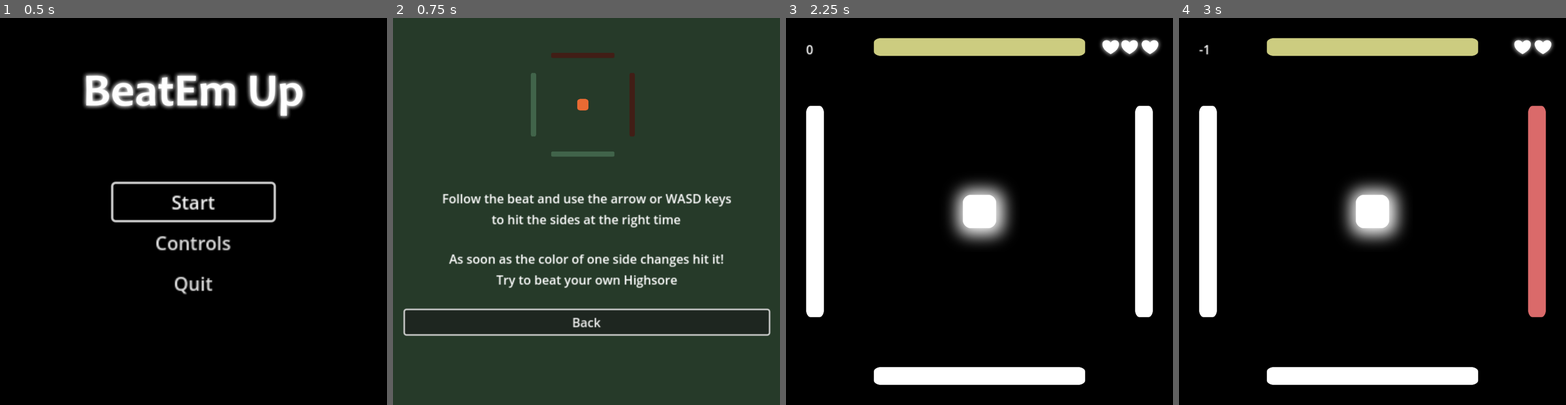
Above: before the commit, frames 1-4 (left to right).
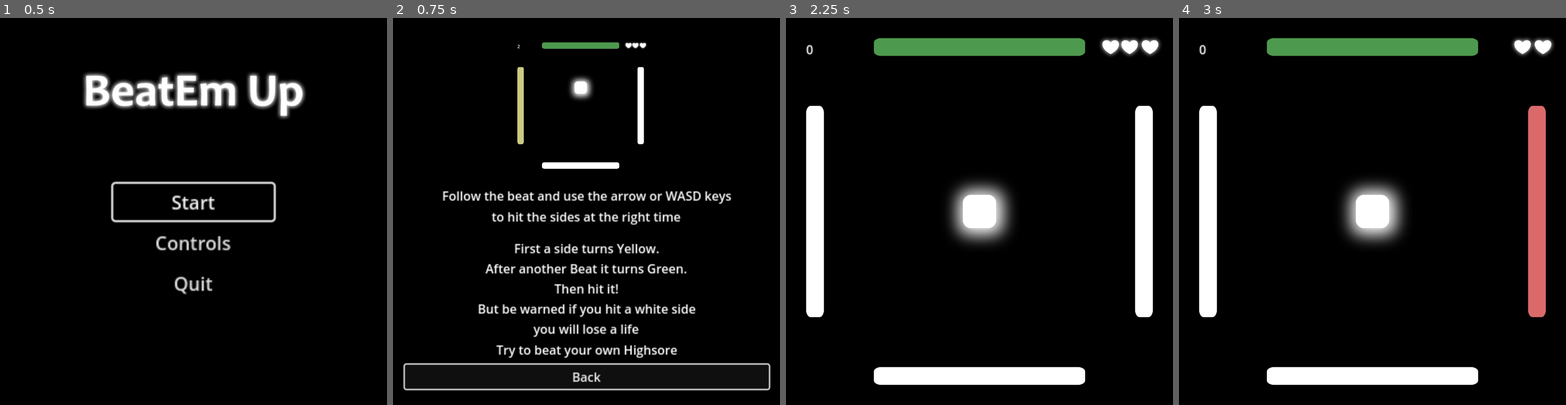
Above: after the commit, the same moments.

Repository: StrangerTNY/HAW_IS_Projekt
Game: Godot game, scene res://src/scenes/main.tscn
The game is run twice, just before and just after one commit, with the same random seed, the same clock (stepped at 60 frames per second) and the same inputs. Sound files missing from this copy of the repository are replaced by a short silence.
Inputs:
- Up to frame 1 (0.5 s): no input
- Up to frame 2 (0.75 s): click "Controls" at 0.5 s
- Up to frame 3 (2.25 s): click "Back" at 1.25 s; click "Start" at 2 s
- Up to frame 4 (3 s): tap Enter (ui_accept) at 2.75 s; hold Right (ui_right) from 2.78 s (still down)

Frame 1 is identical in both runs. In frame 2, 99% of the frame differs, in the area x 0-100%, y 0-100%; in frame 3, 2.6%; in frame 4, 2.6%.

Commit message:
Score Anpassungen, Control Szene Anpassungen
Der Versuch Bugs bei den farbigen Walls zu beheben

Diff:
--- a/src/scenes/controls.tscn
+++ b/src/scenes/controls.tscn
@@ -1,7 +1,7 @@
 [gd_scene load_steps=4 format=3 uid="uid://cjm6pbl7h2avy"]
 
 [ext_resource type="Script" path="res://src/scripts/controls.gd" id="1_1p5gc"]
-[ext_resource type="Texture2D" uid="uid://chffauk8ak4t7" path="res://assets/screeni.png" id="1_nl8rt"]
+[ext_resource type="Texture2D" uid="uid://b1fiw34naithf" path="res://assets/screeni2.png" id="2_og58q"]
 [ext_resource type="AudioStream" uid="uid://s3721bm45lhp" path="res://assets/Sounds/Menu_Navigate_03.mp3" id="3_480pi"]
 
 [node name="Control" type="Control"]
@@ -20,7 +20,7 @@
 anchor_bottom = 1.0
 grow_horizontal = 2
 grow_vertical = 2
-color = Color(0.14902, 0.227451, 0.160784, 1)
+color = Color(0, 0, 0, 1)
 
 [node name="VBoxContainer" type="VBoxContainer" parent="."]
 layout_mode = 1
@@ -38,7 +38,7 @@
 scale = Vector2(2, 2)
 
 [node name="Margin_3" type="Control" parent="VBoxContainer"]
-custom_minimum_size = Vector2(0, 20)
+custom_minimum_size = Vector2(0, 40)
 layout_mode = 2
 
 [node name="Text_1" type="Label" parent="VBoxContainer"]
@@ -53,13 +53,17 @@
 horizontal_alignment = 1
 
 [node name="Margin" type="Control" parent="VBoxContainer"]
-custom_minimum_size = Vector2(0, 20)
+custom_minimum_size = Vector2(0, 10)
 layout_mode = 2
 
 [node name="Text_3" type="Label" parent="VBoxContainer"]
 layout_mode = 2
 size_flags_horizontal = 4
-text = "As soon as the color of one side changes hit it!"
+text = "First a side turns Yellow.
+After another Beat it turns Green.
+Then hit it!
+But be warned if you hit a white side
+you will lose a life"
 horizontal_alignment = 1
 
 [node name="Text_4" type="Label" parent="VBoxContainer"]
@@ -69,7 +73,6 @@
 horizontal_alignment = 1
 
 [node name="Margin_2" type="Control" parent="VBoxContainer"]
-custom_minimum_size = Vector2(0, 20)
 layout_mode = 2
 
 [node name="BackButton" type="Button" parent="VBoxContainer"]
@@ -79,8 +82,8 @@
 
 [node name="Screeni" type="Sprite2D" parent="."]
 position = Vector2(489, 223)
-scale = Vector2(0.3, 0.3)
-texture = ExtResource("1_nl8rt")
+scale = Vector2(0.2, 0.2)
+texture = ExtResource("2_og58q")
 
 [node name="NavigationSound" type="AudioStreamPlayer" parent="."]
 stream = ExtResource("3_480pi")
--- a/src/scenes/level_1.tscn
+++ b/src/scenes/level_1.tscn
@@ -27,6 +27,7 @@
 stream = ExtResource("4_86oc8")
 volume_db = -14.0
 autoplay = false
+bpm = 68
 
 [node name="Walls" parent="." instance=ExtResource("5_meot4")]
 
--- a/src/scripts/gameOver.gd
+++ b/src/scripts/gameOver.gd
@@ -13,8 +13,10 @@
 
 
 func _on_try_again_button_pressed() -> void:
+	Global.score = 0
 	get_tree().change_scene_to_file("res://src/scenes/level_1.tscn")
 
 
 func _on_go_back_button_pressed() -> void:
+	Global.score = 0
 	get_tree().change_scene_to_file("res://src/scenes/main.tscn")
--- a/src/scripts/single_wall.gd
+++ b/src/scripts/single_wall.gd
@@ -26,9 +26,13 @@
 		body.moveBack()
 
 		if hitMeNow or hitMeSoon:
+			print(name, " hit")
 			tweenColorChange.stop()
 			if hitMeNow:
-				Global.addScore()
+				#Global.addScore()
+				Global.score += 5
+			else:
+				Global.score += 1
 			tweenColorChange = create_tween()
 			tweenColorChange.tween_property($Sprite,"modulate",Color(1, 1, 1, 1),0.02)
 			hitMeNow = false
@@ -36,7 +40,9 @@
 		else:
 			$"../Fail_Sound".play()
 			emit_signal("localLoseLife")
-			Global.subtractScore()
+			#Global.subtractScore()
+			if Global.score > 0:
+				Global.score -= 1
 			tweenColorChange.stop()
 			tweenColorChange = create_tween()
 			tweenColorChange.tween_property($Sprite,"modulate",Color(0.8, 0.2, 0.2, 1),0.02)
@@ -44,14 +50,23 @@
 			tweenColorChange.tween_property($Sprite,"modulate",Color(1, 1, 1, 1),0.5454)
 
 # Verfärbung in Farbe die getroffen werden soll
-func changingColor():
+func changingColor(color):
 	# wenn ich hier noch ein Argument nachfrage kann ich gucken
 	# ob sich die Wall gelb oder grün färben muss
-	if hitMeSoon:
+	if color == 2 and hitMeSoon:
 		hitMeNow = true
 		tweenColorChange = create_tween()
 		tweenColorChange.tween_property($Sprite,"modulate",Color(0.3, 0.6, 0.3, 1),0) # Timing war: 0.5454 neu: .44117
-	else:
+	elif color == 1:
 		hitMeSoon = true
 		tweenColorChange = create_tween()
 		tweenColorChange.tween_property($Sprite,"modulate",Color(0.8,0.8,0.5),0)
+
+func changeColorBack():
+
+	#print("doing schtuff")
+	hitMeNow = false
+	hitMeSoon = false
+
+	tweenColorChange = create_tween()
+	tweenColorChange.tween_property($Sprite,"modulate",Color(1, 1,1, 1),0)
--- a/src/scripts/walls.gd
+++ b/src/scripts/walls.gd
@@ -4,15 +4,21 @@
 
 # Momentan noch random
 var randomList = [1,2,3,4]
+var lastRandomList = []
+var latestRandomList = []
+var listToUse = []
 
-var lastWall = 1
+var lastWall = 0
+var lateWall = 0
+
+var justStarted = true
 
 # Der mäßig funktionierende Versuch Timing anzupassen
 # und schlußendlich Schwierigkeit anzupassen
 # "hold" Boolean führt dazu, dass nur jeder 2te Beat Hit
 # zu einem Wand Hit führt
 var hold = false
-var smallCounter = 0
+var smallCounter = 1
 var bigCounter = 0
 var speedThreshold = 4
 
@@ -23,60 +29,103 @@
 func _ready() -> void:
 	randomize()
 	randomList.shuffle()
+	lastRandomList = randomList
+	latestRandomList = randomList
 	#get_node("wall_up").modulate = Color(1,0,0,1)
-	get_node("wall_up").changingColor()
+	get_node("wall_up").changingColor(1)
+	get_node("wall_up").changingColor(2)
 
 # Bei jedem nicht ausgesetztem Beat (!hold) wird
 # aus Liste ausgelesene passende Wand verfärbt
 func _on_conductor_beat(position) -> void:
 
-
 	# funzt noch nicht ganz
 	# manchmal werden 2 gleichzeitig verändert
 	if !hold:
-		colorChanger(smallCounter)
-		colorChanger(lastWall)
+		colorChanger(1, smallCounter)
+		#colorChanger(randomList[smallCounter-1])
+		#print("Gelb: " , smallCounter)
+		colorChanger(2, lastWall)
+		#colorChanger(randomList[lastWall-1])
+		#print("Grün: ", lastWall)
+		#if !justStarted:
+		backColorChanger(lateWall)
+		#print("Y: ", smallCounter, ", G: ", lastWall, ", T: ", lateWall)
 
+
+	if lateWall >= 4:
+		lastRandomList = lastRandomList
+	if lastWall >= 4:
+		lastRandomList = randomList
+
+	lateWall = lastWall
 	lastWall = smallCounter
+
 
 	if smallCounter >= 4:
 		randomize()
 		randomList.shuffle()
+		# Damit eine Wand nicht doppel hintereinander vorkommt
 		while randomList[0] == lastWall:
 			randomize()
 			randomList.shuffle()
 
+#	lateWall = (lateWall % 4) + 1
+#	lastWall = (lastWall % 4) + 1
 	smallCounter = (smallCounter % 4) + 1
 
-	hold = true
+	#hold = true
 
 	# Hilflose Versuche die Schnelligkeit over time anzupassen
 	if smallCounter == speedThreshold:
 		hold = false
 
-	bigCounter += 1
+#	bigCounter += 1
+#
+#	if bigCounter >= 32:
+#		speedThreshold = 2
+#
+#	if bigCounter >= 32+16:
+#		bigCounter = 0
+#		speedThreshold = 4
 
-	if bigCounter >= 32:
-		speedThreshold = 2
+	justStarted = false
 
-	if bigCounter >= 32+16:
-		bigCounter = 0
-		speedThreshold = 4
+func colorChanger(color, wallToChange):
 
-func colorChanger(wallToChange):
+	if color == 1:
+		listToUse = randomList
+	elif color == 2:
+		listToUse = lastRandomList
 
-	if wallToChange == randomList[0]:
-		get_node("wall_up").changingColor()
-		#print("Oben")
-	elif wallToChange == randomList[1]:
-		get_node("wall_right").changingColor()
-		#print("Rechts")
-	elif wallToChange == randomList[2]:
-		get_node("wall_down").changingColor()
-		#print("Unten")
-	elif wallToChange == randomList[3]:
-		get_node("wall_left").changingColor()
-		#print("Links")
+	if wallToChange == listToUse[0]:
+		get_node("wall_up").changingColor(color)
+		print(color, " Oben")
+	elif wallToChange == listToUse[1]:
+		get_node("wall_right").changingColor(color)
+		print(color, " Rechts")
+	elif wallToChange == listToUse[2]:
+		get_node("wall_down").changingColor(color)
+		print(color, " Unten")
+	elif wallToChange == listToUse[3]:
+		get_node("wall_left").changingColor(color)
+		print(color, " Links")
+
+func backColorChanger(wallToChangeBack):
+
+	#print("i have no idea")
+	if wallToChangeBack == latestRandomList[0]:
+		get_node("wall_up").changeColorBack()
+		print("Delete_Oben")
+	elif wallToChangeBack == latestRandomList[1]:
+		get_node("wall_right").changeColorBack()
+		print("Delete_Rechts")
+	elif wallToChangeBack == latestRandomList[2]:
+		get_node("wall_down").changeColorBack()
+		print("Delete_Unten")
+	elif wallToChangeBack == latestRandomList[3]:
+		get_node("wall_left").changeColorBack()
+		print("Delete_Links")
 
 func _on_lose_handler_lose_a_life() -> void:
 	emit_signal("loseALife")
Binary file added: assets/screeni2.png
Not shown, added: assets/screeni2.png.import
